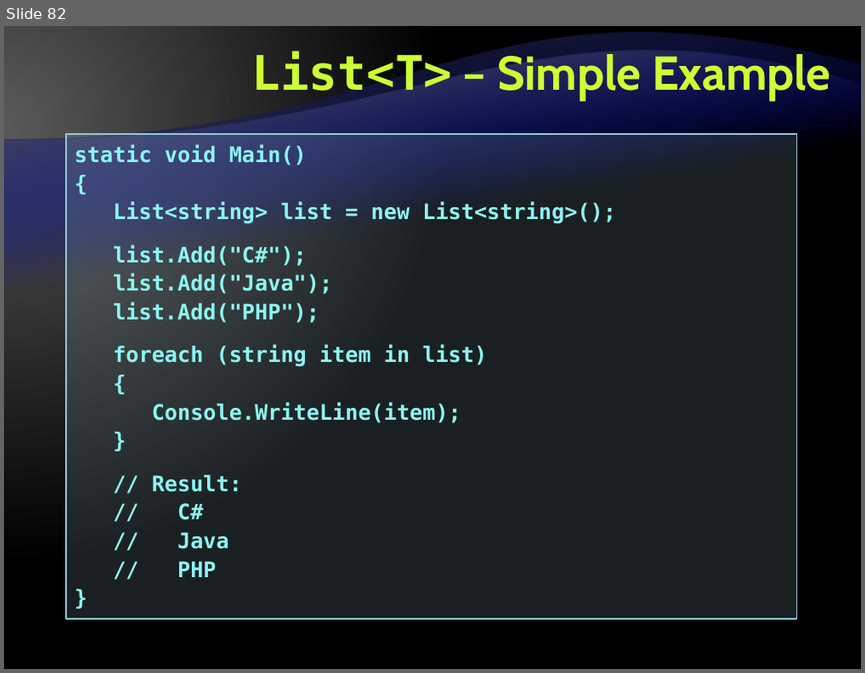
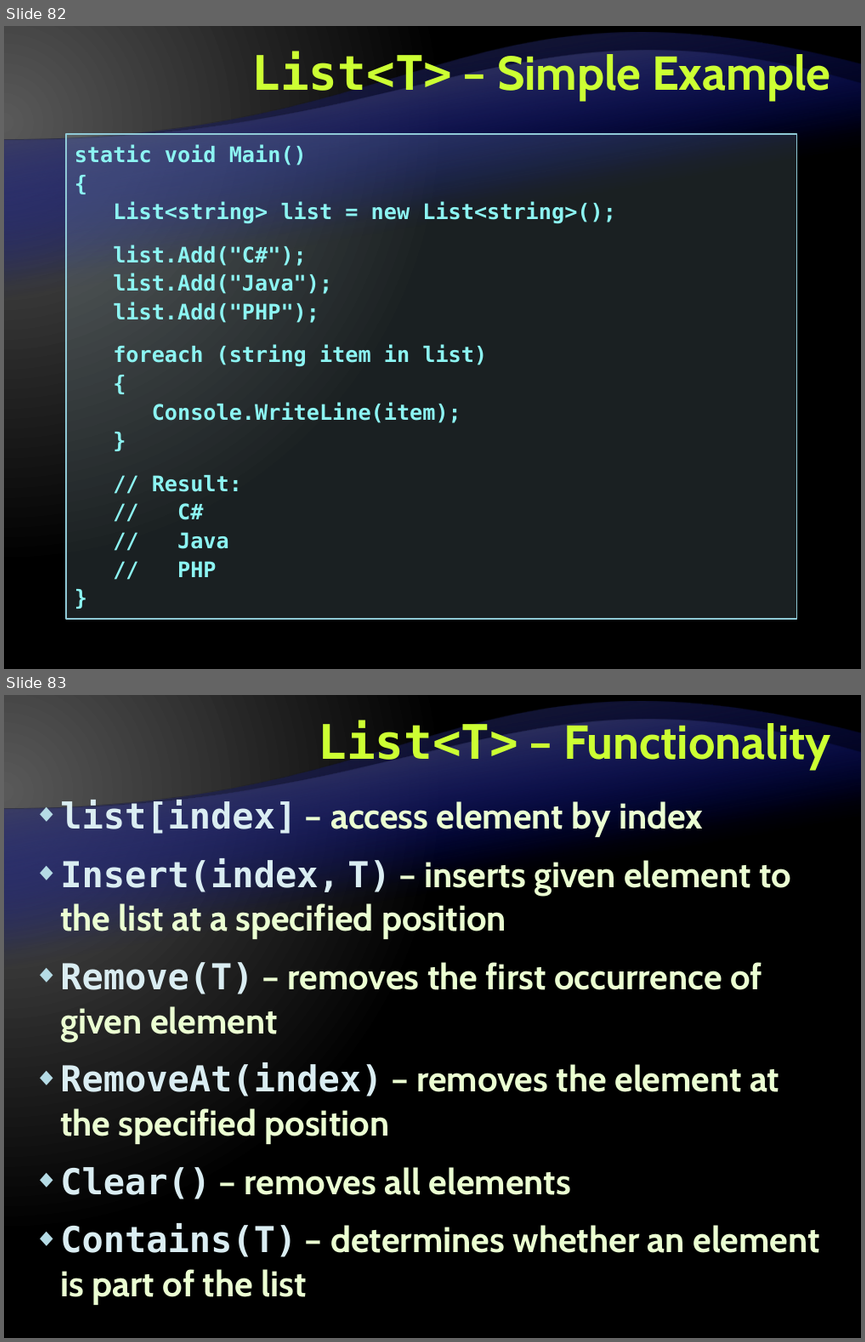
Before and after one commit to Graveheart/aspnetcourse, a slide deck: lectures/3. C# Language Overview - Part II.pptx. Shown one above the other, each under a label of ours: slide 82 before the commit, slides 82 and 83 after it. The pictures are 865x673 and 865x1342 pixels, drawn with LibreOffice and Linux fonts; fonts in the diff are those of the drawing; background and template pictures are left out. Boxes give left, top, right and bottom in pixels: in the first picture for what was removed or moved away, otherwise in the second. Text is boxed around its words. In the diff, an @@ line names an element or a change of style, - is before the commit and + after.

Commit message:
Some progress on C# - Part 2 lecture

```diff
--- a/lectures/3. C# Language Overview - Part II.pptx
+++ b/lectures/3. C# Language Overview - Part II.pptx
@@ slide 83 added at [4,695,861,1338], background gradient #595959 to #000000; not listed: 2 template elements that a slide beside it also shows @@
@@ title added at [318,719,831,770], 40 pt, text #CCFF33, bold @@
+List<T> – Functionality
@@ text added at [60,800,819,1304], 30 pt, text #EBFFD2, bold @@
+◆ list[index] – access element by index
+◆ Insert(index, T) – inserts given element to the list at a specified position
+◆ Remove(T) – removes the first occurrence of given element
+◆ RemoveAt(index) – removes the element at the specified position
+◆ Clear() – removes all elements
+◆ Contains(T) – determines whether an element is part of the list
```
Also in this commit, not shown: 15 other slides added.
